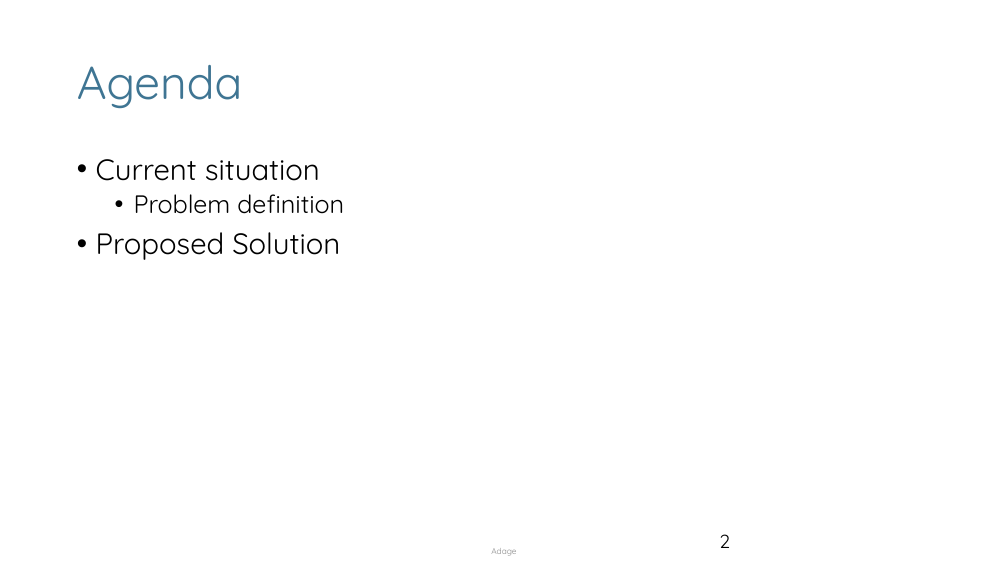
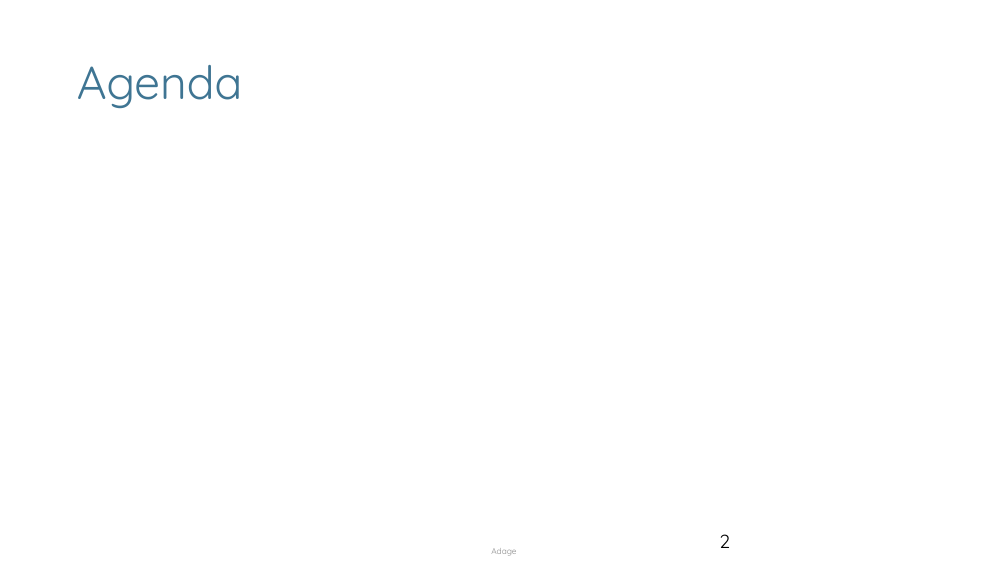
Before and after one commit to mnikolop/case1-bank, a slide deck: slide 2 of presentations/Deliverable.pptx. Drawn at 1008x567 pixels with LibreOffice and Linux fonts; fonts in the diff are those of the drawing; background and template pictures are left out. Boxes give left, top, right and bottom in pixels: in the first picture for what was removed or moved away, otherwise in the second. Text is boxed around its words. In the diff, an @@ line names an element or a change of style, - is before the commit and + after.

```diff
--- a/presentations/Deliverable.pptx
+++ b/presentations/Deliverable.pptx
@@ text removed at bbox=[96, 159, 344, 260] @@
-• Current situation
-  • Problem definition
-• Proposed Solution
```
Also in this commit, not shown: 1 other slide changed, 1 slide added, 2 slides removed, 5 other files.
